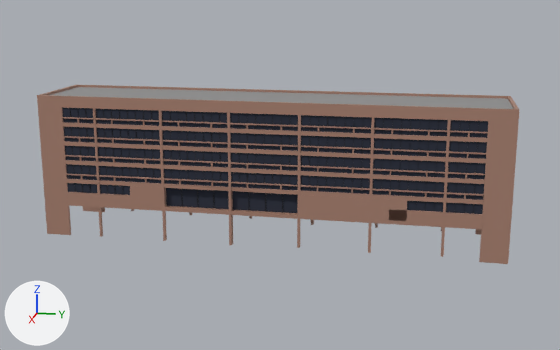
The Blender file Assets/Buildings/pgh2.blend, before and after one commit.
One viewpoint serves both versions: a 50 mm camera at (167.8, 69.9, 58.0) aimed at (13.6, 39.1, 19.4). Arrows for +X, +Y and +Z are at lower left; the lights stay in place.
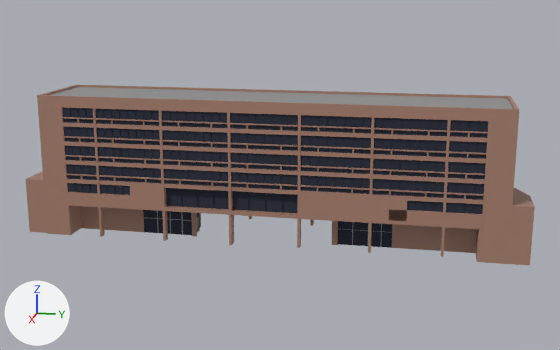
Patch to the scene script:
```diff
--- a/Assets/Buildings/pgh2.blend.py
+++ b/Assets/Buildings/pgh2.blend.py
@@ me_cube_024 @@
 # used by ob_cube_001; location = (22.1, -1.1, 30.9); scale = (0.0966, 3.24, 0.361)
-me_cube_024.from_pydata(...)  # 10204 vertices, 8711 faces; spans x -182.0..5.0, y -3.0..27.0, z -68.0..14.0
+me_cube_024.from_pydata(...)  # 10778 vertices, 9231 faces; spans x -182.0..5.0, y -4.0..28.0, z -68.0..14.0
+# me_cube_024 part 1: 574 vertices added at x -182.0..3.0, y -4.0..28.0, z -68.0..-35.0
+me_cube_024.materials.append(mat_window_color)
 me_cube_024.materials.append(mat_window_color)
```

Location of each change, (x1, y1, x2, y2) in pixels of the pictures (560 x 350 px):
'Cube.001', reshaped: before (37, 85, 519, 264); after (25, 85, 535, 265)
part 1 of me_cube_024, added (brown): after (25, 85, 535, 265)
